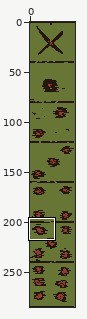
Pixel-art file, stored at Assets/CustomPixelArt/Board/BoardDots/BoardDotsBase.aseprite. Above, an overview of the earlier version with the close-up marked.
Close-up. As it was:
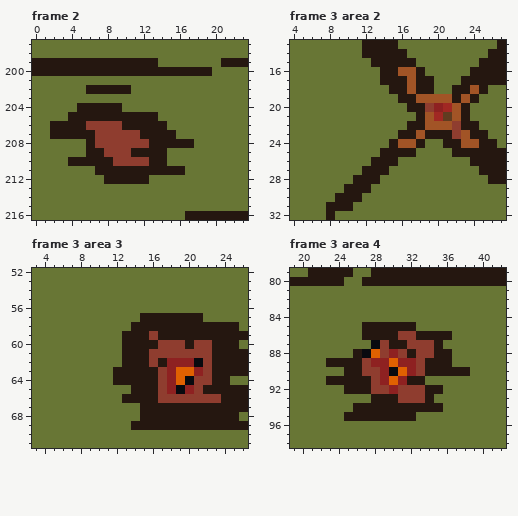
45x285 pixels, 5 frames. Shown: frame 2: x 0..23, y 197..216; frame 3 area 2: x 4..27, y 13..32; frame 3 area 3: x 3..26, y 52..71; frame 3 area 4: x 19..42, y 79..98. The commit also changed other frames or places, which this record leaves out.
Once edited:
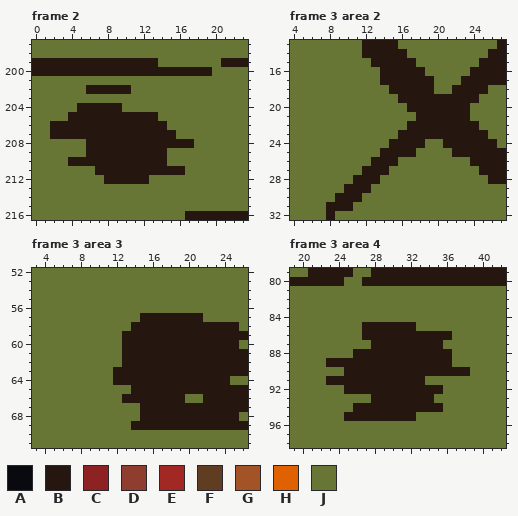
Palette (. is transparent): A #080a0f  B #251710  C #8e2121  D #8f3d2f  E #a12823  F #603c20  G #a25426  H #e06101  J #687635
Edits made:
layer "0Animation" now hidden
layer "1Animation" now hidden
layer "2Animation" now hidden
layer "5Animation" now hidden
Changed rows in their new state; - is an unchanged pixel.
Frame 2:
first column x 6:
206 BBBB---
207 -BBBBB-
208 -BBBBBB
209 --BBB--
210 ---BBBB
Frame 3 area 2:
first column x 16:
16 BB-------
17 -B-------
18 -B------B
19 --BBBB-B-
20 ---BBBB--
21 ---BBBB--
22 ---BBBB--
23 --B---BB-
24 BB-----BB
Frame 3 area 3:
first column x 16:
59 B-------
60 -BBB-BB-
61 BBBBBBB-
62 B-BBBBB-
63 -BBBBBB-
64 -BBBBBB-
65 -BBBBB--
66 -BBBJJBB
Frame 3 area 4:
first column x 27:
86 ----BB--
87 -BB--BBB
88 BBBBB-BB
89 BBBBBBB-
90 BBBBBBB-
91 -BBBB---
92 -BBBBBB-
93 ----BBB-
